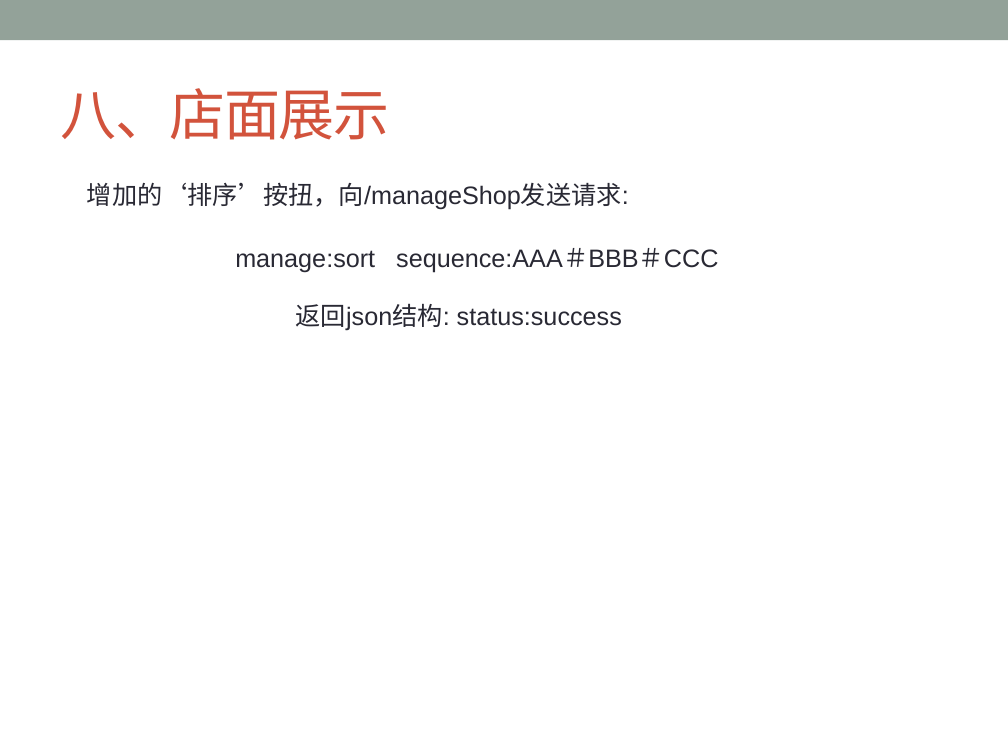
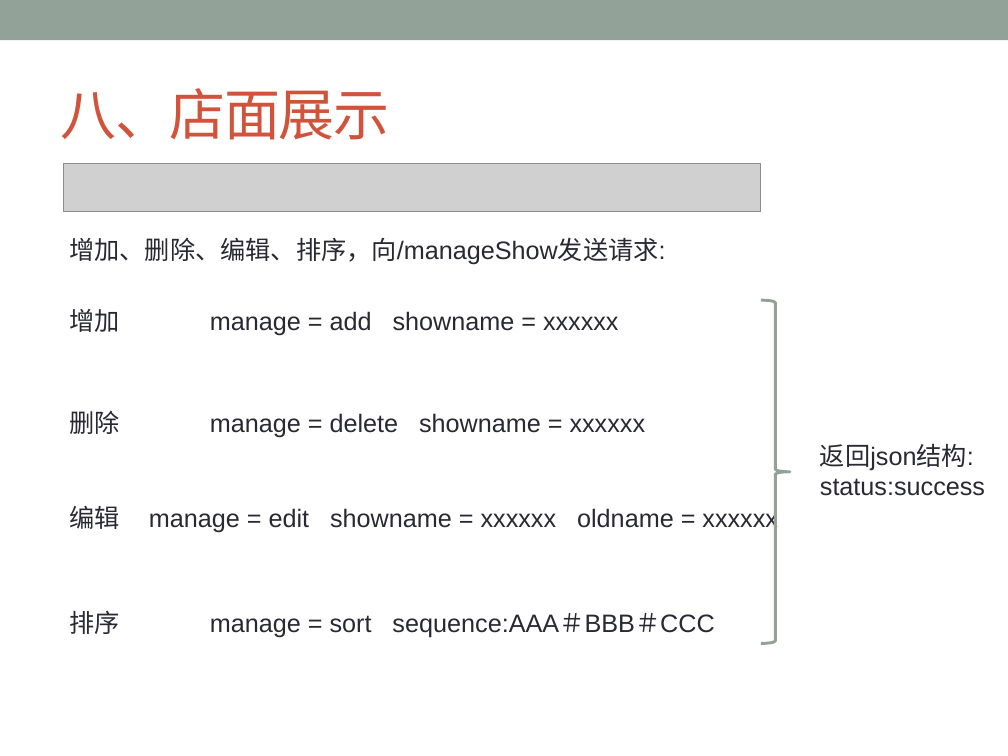
Before and after one commit to ChanSeaThink/LULLGREE, a slide deck: slide 44 of ZSGree前后端逻辑及接口.pptx. Drawn at 1008x756 pixels with LibreOffice and Linux fonts; fonts in the diff are those of the drawing; grey boxes stand for pictures. Boxes give left, top, right and bottom in pixels: in the first picture for what was removed or moved away, otherwise in the second. Text is boxed around its words. In the diff, an @@ line names an element or a change of style, - is before the commit and + after.

Commit message:
重新调整项目展示和店面展示的接口

```diff
--- a/ZSGree前后端逻辑及接口.pptx
+++ b/ZSGree前后端逻辑及接口.pptx
@@ picture added at bbox=[64, 164, 761, 212] @@
@@ text at bbox=[69, 238, 666, 265]: text changed @@
-增加的‘排序’按扭，向/manageShop发送请求:
+增加、删除、编辑、排序，向/manageShow发送请求:
@@ text added at bbox=[69, 309, 119, 332], 18 pt, text #292934 @@
+增加
@@ text added at bbox=[210, 311, 619, 335], 18 pt, text #292934 @@
+manage = add showname = xxxxxx
@@ right brace added at bbox=[761, 300, 790, 644], outline #93A299 2.08 pt @@
@@ text added at bbox=[69, 411, 119, 434], 18 pt, text #292934 @@
+删除
@@ text added at bbox=[210, 413, 646, 438], 18 pt, text #292934 @@
+manage = delete showname = xxxxxx
@@ text at bbox=[820, 443, 985, 496]: text changed @@
-返回json结构: status:success
+返回json结构:
+status:success
@@ text added at bbox=[69, 506, 119, 529], 18 pt, text #292934 @@
+编辑
@@ text added at bbox=[149, 507, 778, 533], 18 pt, text #292934 @@
+manage = edit showname = xxxxxx oldname = xxxxxx
@@ text added at bbox=[69, 611, 119, 634], 18 pt, text #292934 @@
+排序
@@ text at bbox=[210, 613, 714, 638]: text changed @@
-manage:sort sequence:AAA＃BBB＃CCC
+manage = sort sequence:AAA＃BBB＃CCC
```
Also in this commit, not shown: 2 other slides changed, 4 slides added, 2 slides removed, 3 other files.
